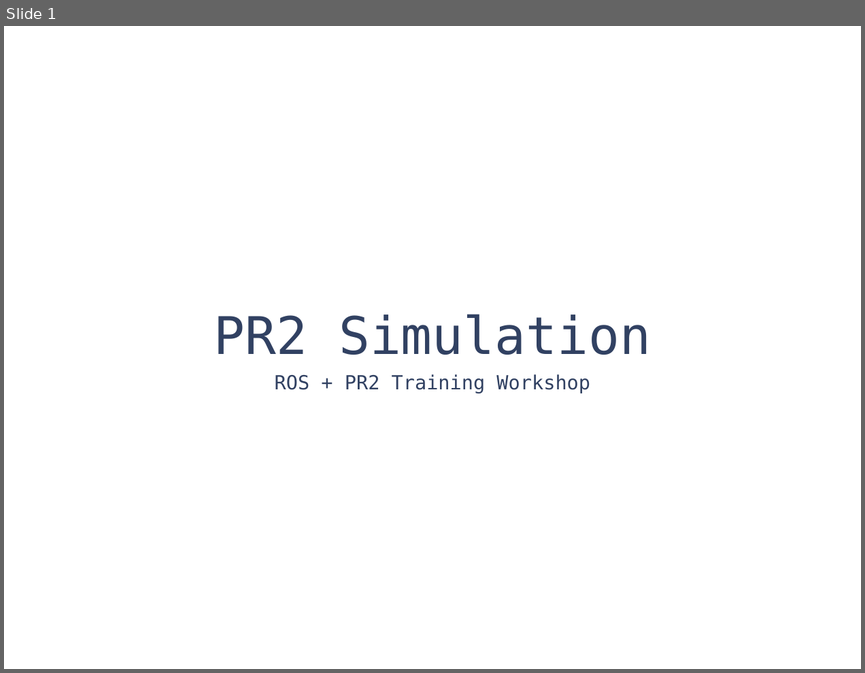
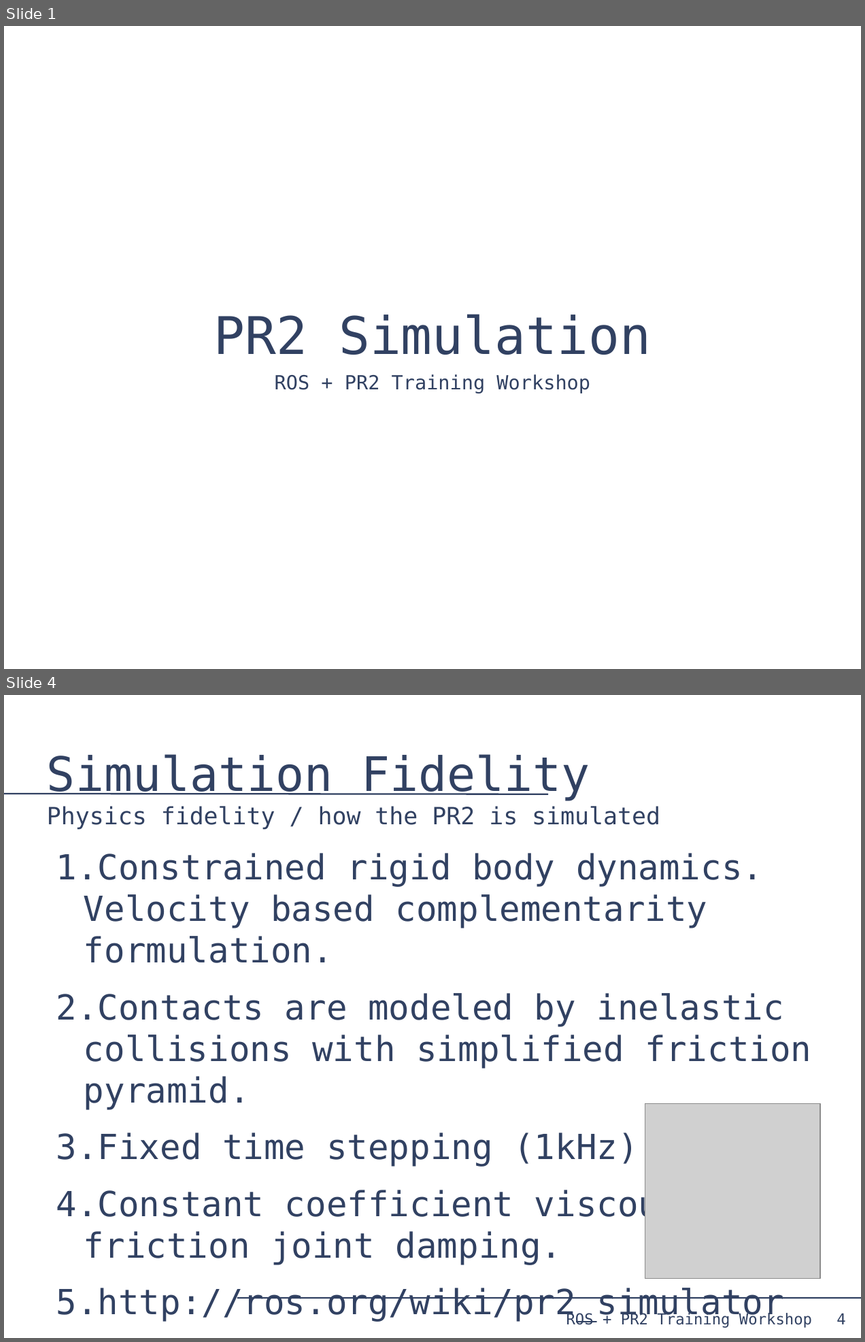
Before and after one commit to PR2/pr2_docs, a slide deck: pr2_training_workshop/simulation/simulation_training_workshop.odp. Shown one above the other, each under a label of ours: slide 1 before the commit, slides 1 and 4 after it; the slides between them are not shown. The pictures are 865x673 and 865x1342 pixels, drawn with LibreOffice and Linux fonts; fonts in the diff are those of the drawing; grey boxes stand for pictures. Boxes give left, top, right and bottom in pixels: in the first picture for what was removed or moved away, otherwise in the second. Text is boxed around its words. In the diff, an @@ line names an element or a change of style, - is before the commit and + after.

```diff
--- a/pr2_training_workshop/simulation/simulation_training_workshop.odp
+++ b/pr2_training_workshop/simulation/simulation_training_workshop.odp
@@ slide 4 added at (4, 695, 861, 1338), background #FFFFFF @@
@@ title added at (47, 754, 660, 830), 22 pt, text #314162 @@
+Simulation Fidelity
+Physics fidelity / how the PR2 is simulated
@@ line added from (4, 794) to (548, 794), #314162 1.45 pt @@
@@ text added at (56, 853, 812, 1322), 32 pt, text #314162 @@
+1. Constrained rigid body dynamics. Velocity based complementarity formulation.
+2. Contacts are modeled by inelastic collisions with simplified friction pyramid.
+3. Fixed time stepping (1kHz).
+4. Constant coefficient viscous
+   friction joint damping.
+5. http://ros.org/wiki/pr2_simulator
@@ picture added at (645, 1103, 821, 1278) @@
@@ line added from (237, 1297) to (861, 1297), #314162 1.45 pt @@
@@ text added at (566, 1312, 812, 1327), 14 pt, text #314162 @@
+ROS + PR2 Training Workshop
@@ page number added at (836, 1312, 845, 1324), 14 pt, text #314162 @@
+4
```
Also in this commit, not shown: 7 other slides added, 32 slides removed, 3 other files.
